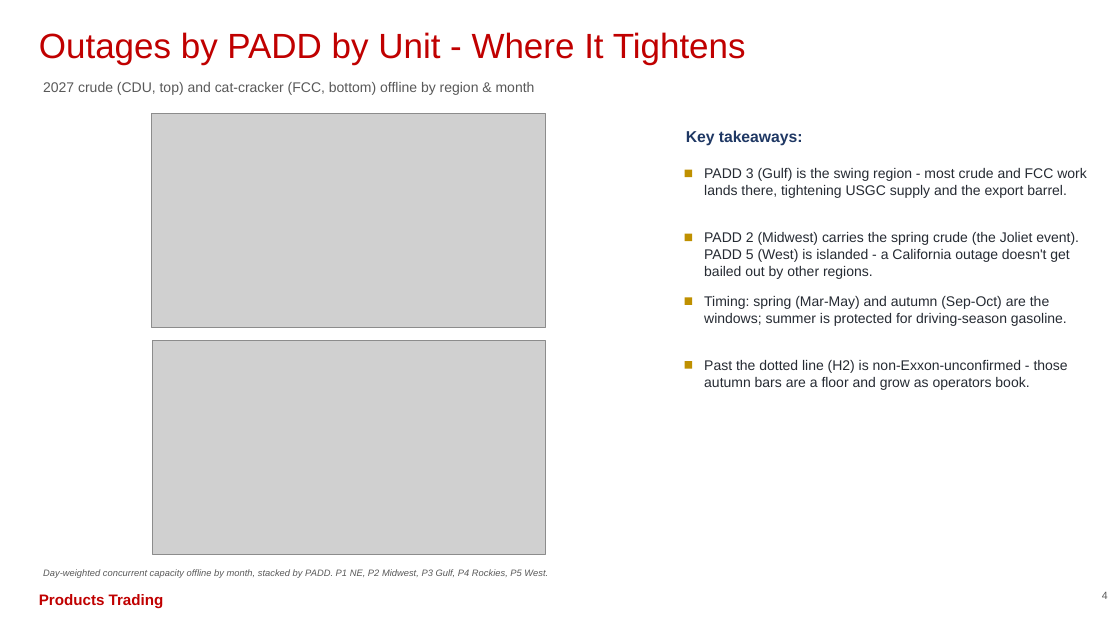
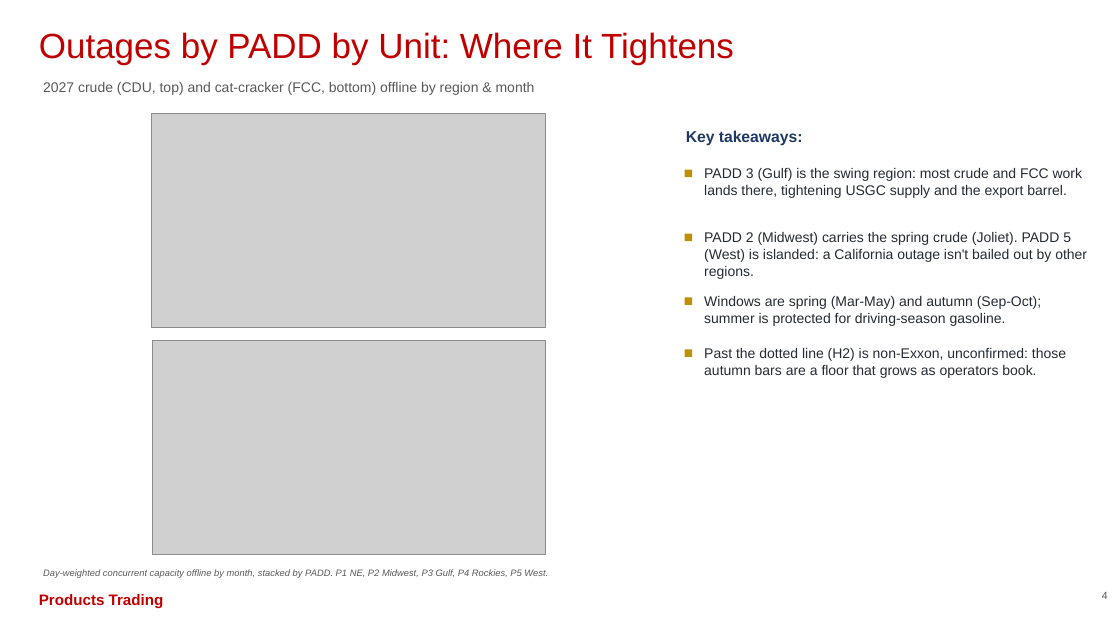
Before and after one commit to HoldenCole/Outages-script, a slide deck: slide 5 of output/outage_deck.pptx. Drawn at 1120x630 pixels with LibreOffice and Linux fonts; fonts in the diff are those of the drawing; grey boxes stand for pictures. Boxes give left, top, right and bottom in pixels: in the first picture for what was removed or moved away, otherwise in the second. Text is boxed around its words. In the diff, an @@ line names an element or a change of style, - is before the commit and + after.

```diff
--- a/output/outage_deck.pptx
+++ b/output/outage_deck.pptx
@@ text at (x1=39, y1=32, x2=734, y2=65): text changed @@
-Outages by PADD by Unit - Where It Tightens
+Outages by PADD by Unit: Where It Tightens
@@ text at (x1=704, y1=168, x2=1083, y2=198): text changed @@
-PADD 3 (Gulf) is the swing region - most crude and FCC work lands there, tightening USGC supply and the export barrel.
+PADD 3 (Gulf) is the swing region: most crude and FCC work lands there, tightening USGC supply and the export barrel.
@@ text at (x1=704, y1=232, x2=1087, y2=279): text changed @@
-PADD 2 (Midwest) carries the spring crude (the Joliet event). PADD 5 (West) is islanded - a California outage doesn't get bailed out by other regions.
+PADD 2 (Midwest) carries the spring crude (Joliet). PADD 5 (West) is islanded: a California outage isn't bailed out by other regions.
@@ text at (x1=704, y1=296, x2=1041, y2=326): text changed @@
-Timing: spring (Mar-May) and autumn (Sep-Oct) are the windows; summer is protected for driving-season gasoline.
+Windows are spring (Mar-May) and autumn (Sep-Oct); summer is protected for driving-season gasoline.
@@ rectangle moved from (x1=685, y1=361, x2=692, y2=369) to (x1=685, y1=350, x2=692, y2=357) @@
@@ text at (x1=704, y1=348, x2=1066, y2=378): text changed @@
-Past the dotted line (H2) is non-Exxon-unconfirmed - those autumn bars are a floor and grow as operators book.
+Past the dotted line (H2) is non-Exxon, unconfirmed: those autumn bars are a floor that grows as operators book.
```
Also in this commit, not shown: 6 other slides changed, 4 other files.
